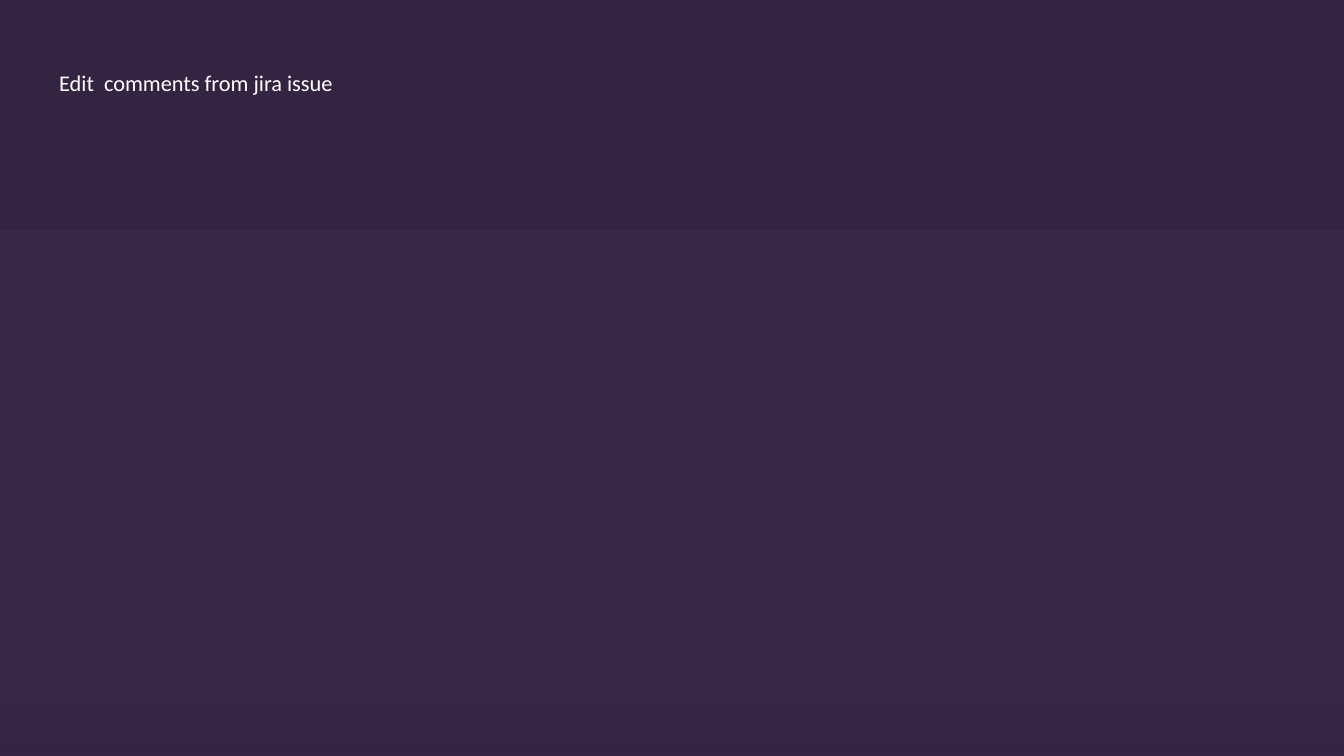
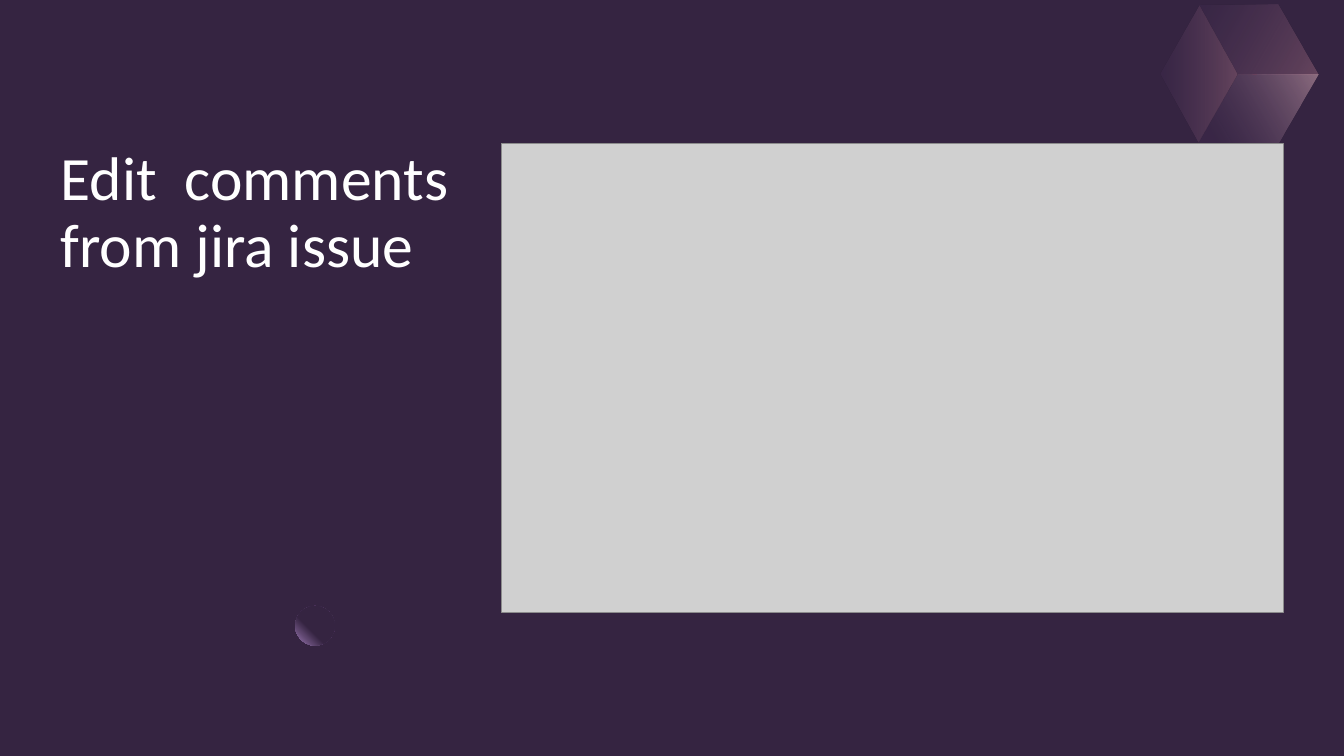
Before and after one commit to ronidas39/jira_automation, a slide deck: slide 3 of jira_tutorial_7.pptx. Drawn at 1344x756 pixels with LibreOffice and Linux fonts; fonts in the diff are those of the drawing; grey boxes stand for pictures. Boxes give left, top, right and bottom in pixels: in the first picture for what was removed or moved away, otherwise in the second. Text is boxed around its words. In the diff, an @@ line names an element or a change of style, - is before the commit and + after.

```diff
--- a/jira_tutorial_7.pptx
+++ b/jira_tutorial_7.pptx
@@ freeform shape added at [1140,6,1258,143], fill gradient #4A335B to #DB949F @@
@@ freeform shape added at [1180,0,1339,110], fill gradient #4A335B to #DB949F @@
@@ freeform shape added at [1199,40,1319,178], fill gradient #4A335B to #E7B8BF @@
@@ title "Edit comments from jira issue": place and size @@
-title "Edit comments from jira issue" at [59,75,332,95]
+title "Edit comments from jira issue" at [61,157,448,278]
@@ title "Edit comments from jira issue" at [61,157,448,278]: size 16 to 44 pt; vertical alignment middle to bottom @@
@@ picture added at [502,143,1284,612] @@
@@ rectangle removed at [0,230,1344,756] @@
@@ ellipse added at [295,606,335,645], fill gradient #352441 to #9E7BB6 @@
@@ rectangle removed at [0,636,1344,756] @@
```
Also in this commit, not shown: 1 other file.
